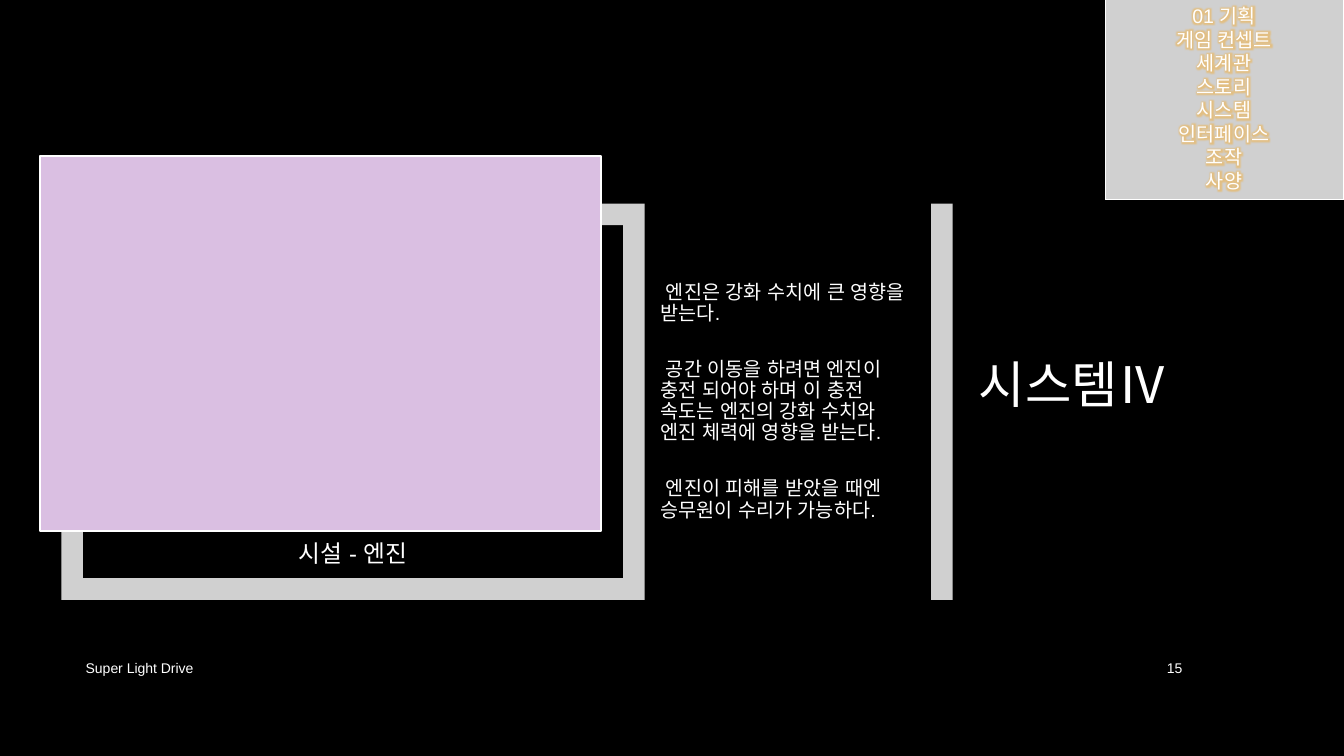
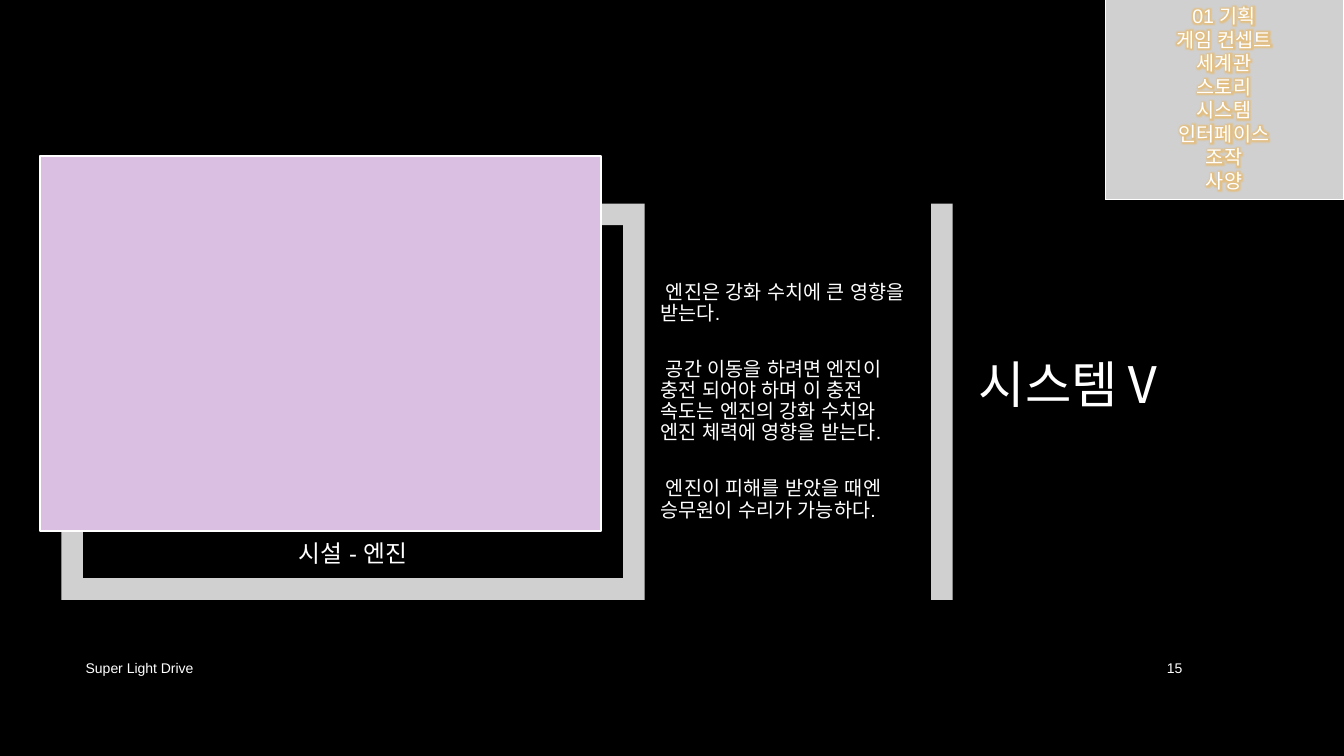
Before and after one commit to iconstudio/2017-Platformer, a slide deck: slide 15 of slides/SuperLightDrive_20171228.pptx. Drawn at 1344x756 pixels with LibreOffice and Linux fonts; fonts in the diff are those of the drawing; grey boxes stand for pictures; background and template pictures are left out. Boxes give left, top, right and bottom in pixels: in the first picture for what was removed or moved away, otherwise in the second. Text is boxed around its words. In the diff, an @@ line names an element or a change of style, - is before the commit and + after.

```diff
--- a/slides/SuperLightDrive_20171228.pptx
+++ b/slides/SuperLightDrive_20171228.pptx
@@ title at <box>979,361,1169,407</box>: text changed @@
-시스템Ⅳ
+시스템Ⅴ
```
Also in this commit, not shown: 11 other slides changed, 7 other files.
